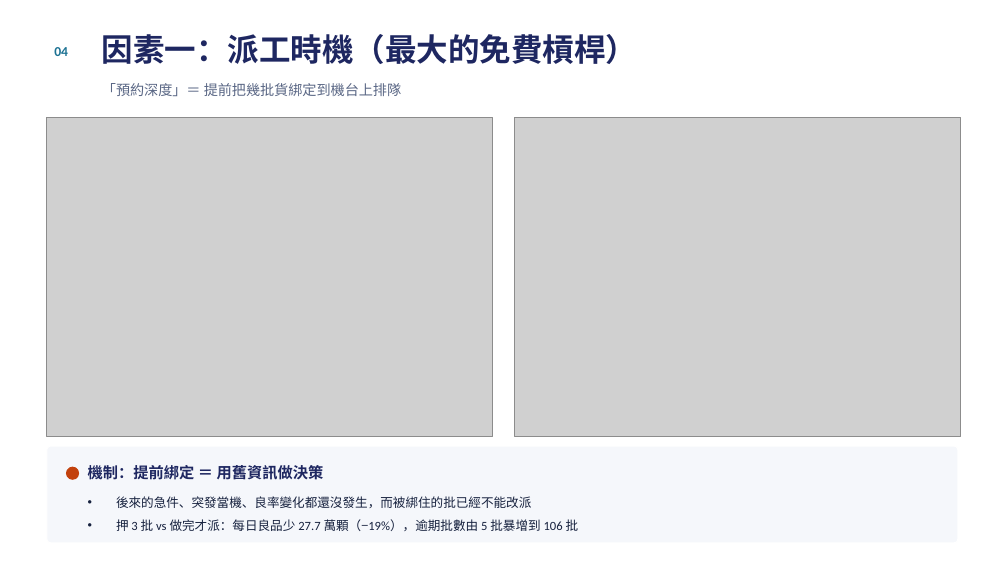
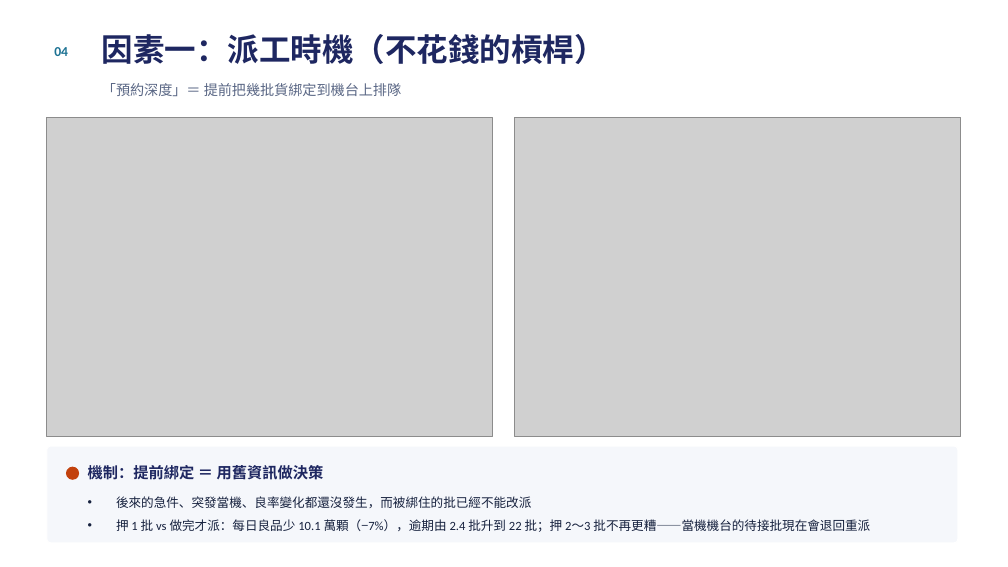
Before and after one commit to cnshow2025/my-factory, a slide deck: slide 5 of docs/測試排程分析報告.pptx. Drawn at 1008x567 pixels with LibreOffice and Linux fonts; fonts in the diff are those of the drawing; grey boxes stand for pictures. Boxes give left, top, right and bottom in pixels: in the first picture for what was removed or moved away, otherwise in the second. Text is boxed around its words. In the diff, an @@ line names an element or a change of style, - is before the commit and + after.

```diff
--- a/docs/測試排程分析報告.pptx
+++ b/docs/測試排程分析報告.pptx
@@ text at (102, 34, 606, 64): text changed @@
-因素一：派工時機（最大的免費槓桿）
+因素一：派工時機（不花錢的槓桿）
@@ text at (116, 519, 870, 532): text changed @@
-• 押 3 批 vs 做完才派：每日良品少 27.7 萬顆（−19%），逾期批數由 5 批暴增到 106 批
+• 押 1 批 vs 做完才派：每日良品少 10.1 萬顆（−7%），逾期由 2.4 批升到 22 批；押 2～3 批不再更糟——當機機台的待接批現在會退回重派
```
Also in this commit, not shown: 10 other slides changed, 15 other files.
